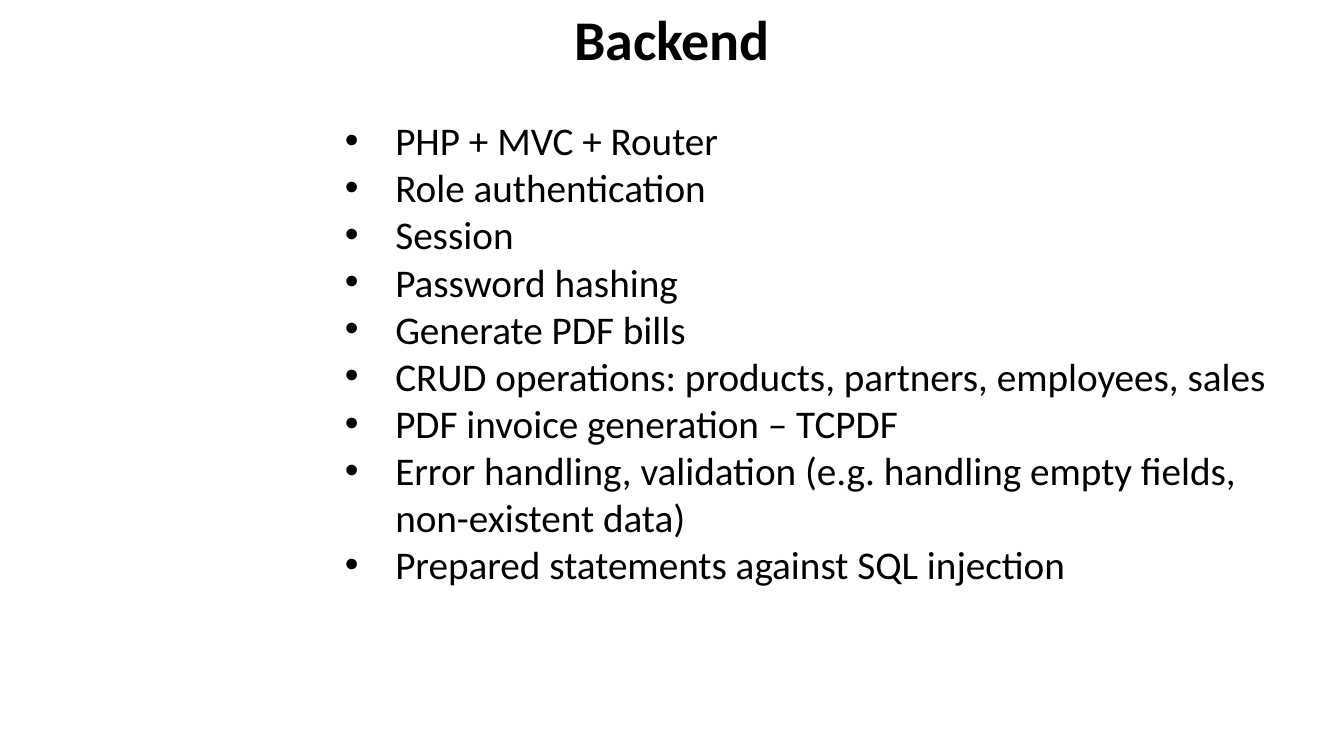
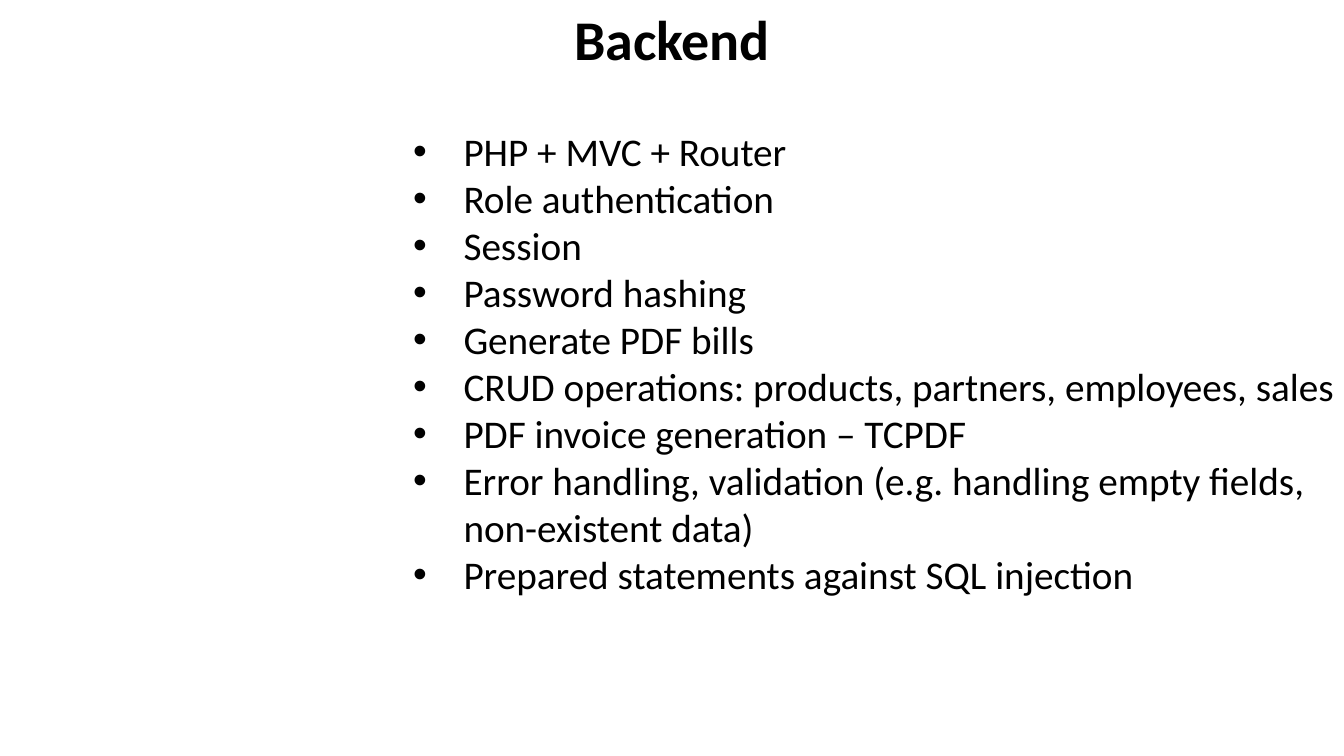
Before and after one commit to baczur-zsolt/serpa, a slide deck: slide 8 of Vizsgaremek.pptx (slide 6 before the commit). Drawn at 1344x756 pixels with LibreOffice and Linux fonts; fonts in the diff are those of the drawing; background and template pictures are left out. Boxes give left, top, right and bottom in pixels: in the first picture for what was removed or moved away, otherwise in the second. Text is boxed around its words. In the diff, an @@ line names an element or a change of style, - is before the commit and + after.

```diff
--- a/Vizsgaremek.pptx
+++ b/Vizsgaremek.pptx
@@ text "PHP + MVC + Router": place and size @@
-text "PHP + MVC + Router" at (395,129,1266,586)
+text "PHP + MVC + Router" at (464,140,1334,596)
```
Also in this commit, not shown: 6 other slides changed, 3 slides added, 1 slide removed.
